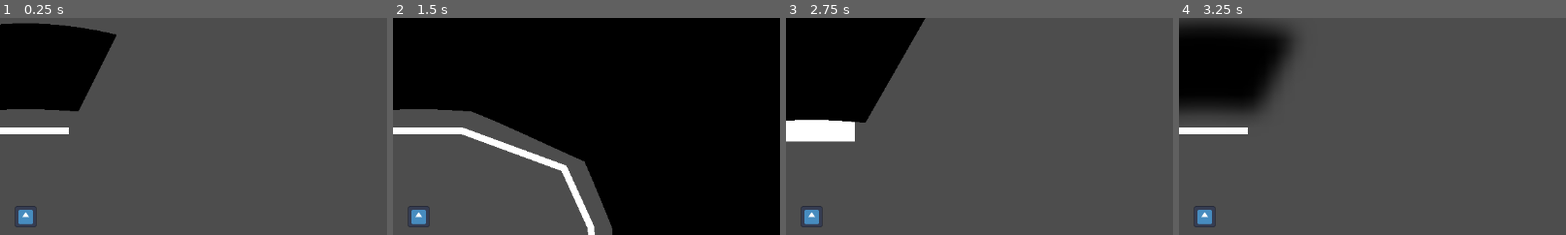
Above: before the commit, frames 1-4 (left to right).
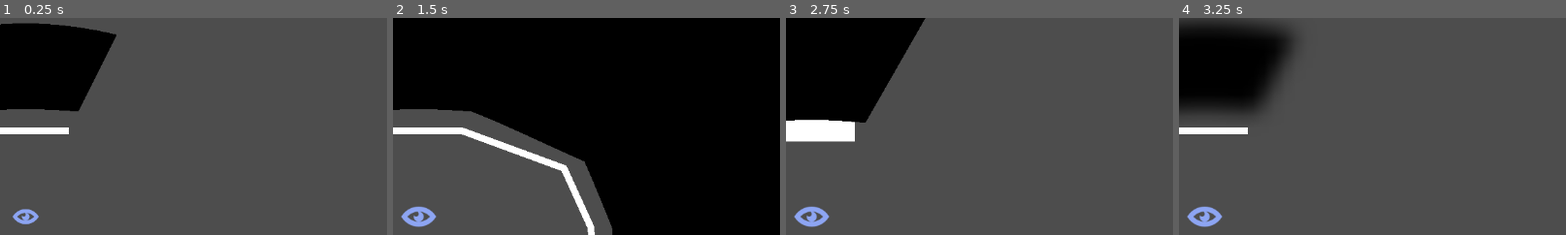
Above: after the commit, the same moments.

Repository: peter-kish/vision2d
Game: Godot game, scene res://examples/test_simple_line.tscn
Same seed, same stepped clock (60 frames per second), same inputs: the game is played once before the commit and once after it. The engine's default icon, where the game draws it, is replaced by a stand-in: a white triangle on a blue panel in a dark square.
Inputs:
- Up to frame 1 (0.25 s): no input
- Up to frame 2 (1.5 s): click "test_simple_polygon.tscn" at 0.5 s; click "test_complex_line.tscn" at 1.25 s
- Up to frame 3 (2.75 s): click "test_simple_polygon.tscn" at 2 s
- Up to frame 4 (3.25 s): click "test_simple_blur.tscn" at 2.75 s
The pictures show only the part of the screen within x 47-97%, y 14-63%; the shares and areas given below are measured in that part.

The runs differ from the first frame. In frame 1, 0.4% of the frame differs, in the area x 3-11%, y 86-97%; in frame 2, 0.7%, in the area x 2-12%, y 86-97%; in frame 3, 0.7%; in frame 4, 0.7%.

Commit message:
Change test observer sprites

Diff:
--- a/examples/test_complex_blur.tscn
+++ b/examples/test_complex_blur.tscn
@@ -2,7 +2,7 @@
 
 [ext_resource type="Script" uid="uid://bdtlq800kgfux" path="res://addons/vision2d/vision_occluder_polygon.gd" id="1_3fi3w"]
 [ext_resource type="Shader" uid="uid://bolop0mhavr35" path="res://examples/blur.gdshader" id="2_5fghp"]
-[ext_resource type="Texture2D" uid="uid://cmsgpj5m68q5y" path="res://icon.svg" id="2_t32tn"]
+[ext_resource type="Texture2D" uid="uid://idxs53vjqfcv" path="res://vision2d_blue.svg" id="2_b55jc"]
 [ext_resource type="PackedScene" uid="uid://bdjbqqvrxa8h1" path="res://examples/mouse_follower.tscn" id="3_wnvo4"]
 [ext_resource type="PackedScene" uid="uid://b0fxx1xl4ea63" path="res://examples/test_ui.tscn" id="5_b55jc"]
 
@@ -28,8 +28,8 @@
 position = Vector2(576, 384)
 
 [node name="Observer" type="Sprite2D" parent="MouseFollower"]
-scale = Vector2(0.25, 0.25)
-texture = ExtResource("2_t32tn")
+scale = Vector2(0.75, 0.75)
+texture = ExtResource("2_b55jc")
 
 [node name="CanvasLayer" type="CanvasLayer" parent="."]
 
--- a/examples/test_complex_line.tscn
+++ b/examples/test_complex_line.tscn
@@ -2,7 +2,7 @@
 
 [ext_resource type="Script" uid="uid://dybpsb5r0ashv" path="res://addons/vision2d/vision_occluder_line.gd" id="1_k3uqc"]
 [ext_resource type="PackedScene" uid="uid://bdjbqqvrxa8h1" path="res://examples/mouse_follower.tscn" id="2_ce37b"]
-[ext_resource type="Texture2D" uid="uid://cmsgpj5m68q5y" path="res://icon.svg" id="3_ojo4n"]
+[ext_resource type="Texture2D" uid="uid://idxs53vjqfcv" path="res://vision2d_blue.svg" id="3_ru3m7"]
 [ext_resource type="PackedScene" uid="uid://b0fxx1xl4ea63" path="res://examples/test_ui.tscn" id="4_ru3m7"]
 
 [node name="TestSimple" type="Node2D"]
@@ -32,7 +32,7 @@
 position = Vector2(576, 384)
 
 [node name="Observer" type="Sprite2D" parent="MouseFollower"]
-scale = Vector2(0.25, 0.25)
-texture = ExtResource("3_ojo4n")
+scale = Vector2(0.75, 0.75)
+texture = ExtResource("3_ru3m7")
 
 [node name="TestUI" parent="." instance=ExtResource("4_ru3m7")]
--- a/examples/test_complex_polygon.tscn
+++ b/examples/test_complex_polygon.tscn
@@ -1,7 +1,7 @@
 [gd_scene load_steps=5 format=3 uid="uid://pwky2qiawcoe"]
 
 [ext_resource type="PackedScene" uid="uid://bdjbqqvrxa8h1" path="res://examples/mouse_follower.tscn" id="2_x8kmg"]
-[ext_resource type="Texture2D" uid="uid://cmsgpj5m68q5y" path="res://icon.svg" id="3_asyyf"]
+[ext_resource type="Texture2D" uid="uid://idxs53vjqfcv" path="res://vision2d_blue.svg" id="3_6yni6"]
 [ext_resource type="PackedScene" uid="uid://b0fxx1xl4ea63" path="res://examples/test_ui.tscn" id="4_6yni6"]
 [ext_resource type="Script" uid="uid://bdtlq800kgfux" path="res://addons/vision2d/vision_occluder_polygon.gd" id="4_x8kmg"]
 
@@ -32,7 +32,7 @@
 position = Vector2(576, 384)
 
 [node name="Observer" type="Sprite2D" parent="MouseFollower"]
-scale = Vector2(0.25, 0.25)
-texture = ExtResource("3_asyyf")
+scale = Vector2(0.75, 0.75)
+texture = ExtResource("3_6yni6")
 
 [node name="TestUI" parent="." instance=ExtResource("4_6yni6")]
--- a/examples/test_simple_blur.tscn
+++ b/examples/test_simple_blur.tscn
@@ -1,8 +1,8 @@
 [gd_scene load_steps=7 format=3 uid="uid://bjla31xctmlpo"]
 
 [ext_resource type="Script" uid="uid://dybpsb5r0ashv" path="res://addons/vision2d/vision_occluder_line.gd" id="1_sgnqs"]
+[ext_resource type="Texture2D" uid="uid://idxs53vjqfcv" path="res://vision2d_blue.svg" id="2_8bsu1"]
 [ext_resource type="PackedScene" uid="uid://bdjbqqvrxa8h1" path="res://examples/mouse_follower.tscn" id="2_c15eb"]
-[ext_resource type="Texture2D" uid="uid://cmsgpj5m68q5y" path="res://icon.svg" id="2_rmlov"]
 [ext_resource type="Shader" uid="uid://bolop0mhavr35" path="res://examples/blur.gdshader" id="4_c15eb"]
 [ext_resource type="PackedScene" uid="uid://b0fxx1xl4ea63" path="res://examples/test_ui.tscn" id="5_8bsu1"]
 
@@ -20,8 +20,8 @@
 position = Vector2(576, 384)
 
 [node name="Observer" type="Sprite2D" parent="MouseFollower"]
-scale = Vector2(0.25, 0.25)
-texture = ExtResource("2_rmlov")
+scale = Vector2(0.75, 0.75)
+texture = ExtResource("2_8bsu1")
 
 [node name="CanvasLayer" type="CanvasLayer" parent="."]
 
--- a/examples/test_simple_line.tscn
+++ b/examples/test_simple_line.tscn
@@ -2,7 +2,7 @@
 
 [ext_resource type="Script" uid="uid://dybpsb5r0ashv" path="res://addons/vision2d/vision_occluder_line.gd" id="1_lchbs"]
 [ext_resource type="PackedScene" uid="uid://bdjbqqvrxa8h1" path="res://examples/mouse_follower.tscn" id="2_j6dpq"]
-[ext_resource type="Texture2D" uid="uid://cmsgpj5m68q5y" path="res://icon.svg" id="3_wbs4o"]
+[ext_resource type="Texture2D" uid="uid://idxs53vjqfcv" path="res://vision2d_blue.svg" id="3_fkbpt"]
 [ext_resource type="PackedScene" uid="uid://b0fxx1xl4ea63" path="res://examples/test_ui.tscn" id="4_fkbpt"]
 
 [node name="TestSimple" type="Node2D"]
@@ -15,9 +15,10 @@
 
 [node name="MouseFollower" parent="." instance=ExtResource("2_j6dpq")]
 position = Vector2(576, 384)
+scale = Vector2(0.75, 0.75)
 
 [node name="Observer" type="Sprite2D" parent="MouseFollower"]
-scale = Vector2(0.25, 0.25)
-texture = ExtResource("3_wbs4o")
+scale = Vector2(0.75, 0.75)
+texture = ExtResource("3_fkbpt")
 
 [node name="TestUI" parent="." instance=ExtResource("4_fkbpt")]
--- a/examples/test_simple_polygon.tscn
+++ b/examples/test_simple_polygon.tscn
@@ -2,7 +2,7 @@
 
 [ext_resource type="Script" uid="uid://bdtlq800kgfux" path="res://addons/vision2d/vision_occluder_polygon.gd" id="1_jnokf"]
 [ext_resource type="PackedScene" uid="uid://bdjbqqvrxa8h1" path="res://examples/mouse_follower.tscn" id="2_6o1l1"]
-[ext_resource type="Texture2D" uid="uid://cmsgpj5m68q5y" path="res://icon.svg" id="3_x1t3d"]
+[ext_resource type="Texture2D" uid="uid://idxs53vjqfcv" path="res://vision2d_blue.svg" id="3_dywy7"]
 [ext_resource type="PackedScene" uid="uid://b0fxx1xl4ea63" path="res://examples/test_ui.tscn" id="4_dywy7"]
 
 [node name="TestSimple" type="Node2D"]
@@ -18,7 +18,7 @@
 position = Vector2(576, 384)
 
 [node name="Observer" type="Sprite2D" parent="MouseFollower"]
-scale = Vector2(0.25, 0.25)
-texture = ExtResource("3_x1t3d")
+scale = Vector2(0.75, 0.75)
+texture = ExtResource("3_dywy7")
 
 [node name="TestUI" parent="." instance=ExtResource("4_dywy7")]
--- /dev/null
+++ b/vision2d_blue.svg
@@ -0,0 +1,69 @@
+<?xml version="1.0" encoding="UTF-8" standalone="no"?>
+<!-- Created with Inkscape (http://www.inkscape.org/) -->
+
+<svg
+   width="80"
+   height="80"
+   viewBox="0 0 21.166666 21.166667"
+   version="1.1"
+   id="svg1"
+   inkscape:version="1.3.2 (091e20e, 2023-11-25)"
+   sodipodi:docname="vision2d_blue.svg"
+   xmlns:inkscape="http://www.inkscape.org/namespaces/inkscape"
+   xmlns:sodipodi="http://sodipodi.sourceforge.net/DTD/sodipodi-0.dtd"
+   xmlns="http://www.w3.org/2000/svg"
+   xmlns:svg="http://www.w3.org/2000/svg">
+  <sodipodi:namedview
+     id="namedview1"
+     pagecolor="#505050"
+     bordercolor="#eeeeee"
+     borderopacity="1"
+     inkscape:showpageshadow="0"
+     inkscape:pageopacity="0"
+     inkscape:pagecheckerboard="0"
+     inkscape:deskcolor="#505050"
+     inkscape:document-units="px"
+     showgrid="true"
+     inkscape:zoom="5.8658912"
+     inkscape:cx="58.047446"
+     inkscape:cy="46.71072"
+     inkscape:window-width="2560"
+     inkscape:window-height="1368"
+     inkscape:window-x="0"
+     inkscape:window-y="0"
+     inkscape:window-maximized="1"
+     inkscape:current-layer="layer1">
+    <inkscape:grid
+       id="grid1"
+       units="px"
+       originx="0"
+       originy="0"
+       spacingx="2.6458333"
+       spacingy="2.6458333"
+       empcolor="#0099e5"
+       empopacity="0.30196078"
+       color="#0099e5"
+       opacity="0.14901961"
+       empspacing="4"
+       dotted="false"
+       gridanglex="30"
+       gridanglez="30"
+       visible="true"
+       enabled="true" />
+  </sodipodi:namedview>
+  <defs
+     id="defs1" />
+  <g
+     inkscape:label="Layer 1"
+     inkscape:groupmode="layer"
+     id="layer1">
+    <path
+       id="path9"
+       style="fill:#8da5f3;stroke:none;stroke-width:0.264583;stroke-linecap:round;stroke-linejoin:round;stroke-dasharray:none;fill-opacity:1"
+       d="M 10.583331,5.2916655 A 10.583333,10.583332 0 0 0 1.4453876,10.583332 10.583333,10.583332 0 0 0 10.583331,15.874999 10.583333,10.583332 0 0 0 19.73316,10.561628 10.583333,10.583332 0 0 0 10.583331,5.2916655 Z m 0,2.645833 a 7.9375,7.9374995 0 0 1 5.910234,2.6406665 7.9375,7.9374995 0 0 1 -5.910234,2.651001 7.9375,7.9374995 0 0 1 -5.9050664,-2.645834 7.9375,7.9374995 0 0 1 5.9050664,-2.6458335 z" />
+    <path
+       id="path11"
+       style="fill:#8da5f3;stroke:none;stroke-width:0.264583;stroke-linecap:round;stroke-linejoin:round;stroke-dasharray:none;fill-opacity:1"
+       d="M 10.583331,7.9374985 A 2.6458333,2.645833 0 0 0 9.9616636,8.0175975 1.326255,1.3890631 0 0 1 10.583331,9.1942695 1.326255,1.3890631 0 0 1 9.2573136,10.583332 1.326255,1.3890631 0 0 1 8.0615206,9.7921655 2.6458333,2.645833 0 0 0 7.9374976,10.583332 2.6458333,2.645833 0 0 0 10.583331,13.229166 2.6458333,2.645833 0 0 0 13.229164,10.583332 2.6458333,2.645833 0 0 0 10.583331,7.9374985 Z" />
+  </g>
+</svg>
Not shown, added: vision2d_blue.svg.import
